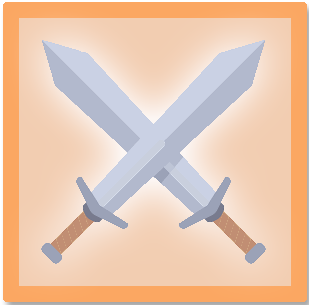
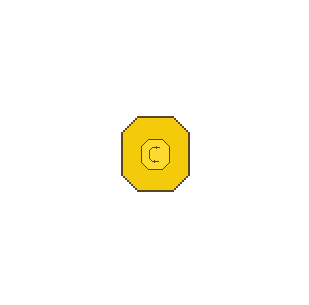
Layered file, before and after one edit (309x305). Changes by layer:
added group "Gold Piece" with 2 layers above "Struggle Button" over (121, 116, 190, 192)
added layer "Layer 4" in group "Gold Piece" over (141, 139, 170, 170)
added layer "Layer 4 copy" in group "Gold Piece" over (121, 116, 190, 192)
hid group "Struggle Button" (5 layers) over (3, 2, 307, 302)
